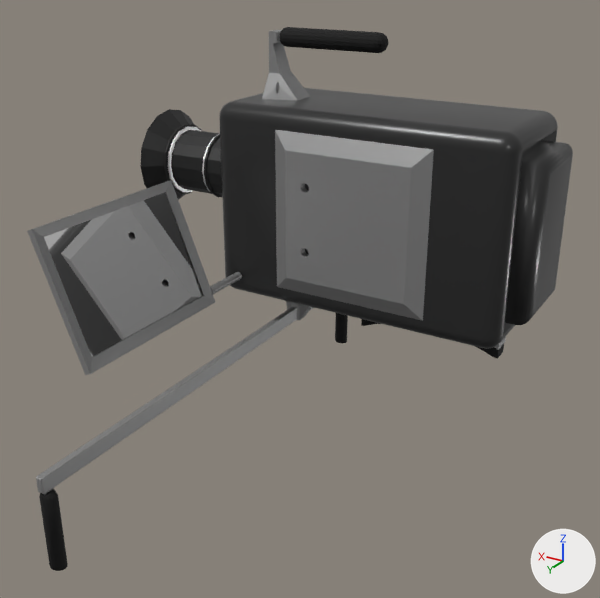
Renders of the glTF model src/models/ambientAssets/camera.glb from each side of a commit.
One viewpoint serves both versions: a 50 mm camera at (-1.109, 2.349, 0.784) aimed at (0.045, 0.425, -0.178). The lights are fixed; the arrows at lower right show +X, +Y and +Z. Where no turn or scale is listed for an object, it has been applied to the vertices.
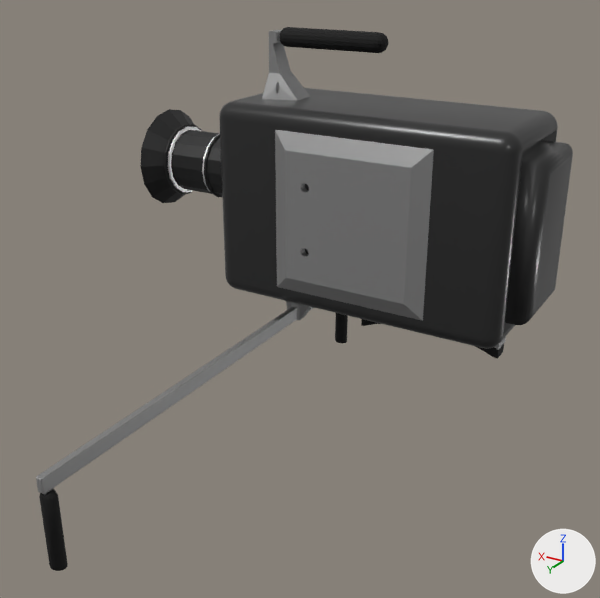
Commit message: rm screen

Pixel boxes (x1, y1, x2, y2) of what changed, in the pictures (600 x 598 px):
'Plane', deleted
    before: (44, 192, 204, 357)
'Cylinder.002', deleted
    before: (27, 180, 242, 375)

The edits, one by one:
Object 'Cylinder.002' (ob_cylinder_002) is deleted.
Object 'Plane' (ob_plane) is deleted.
